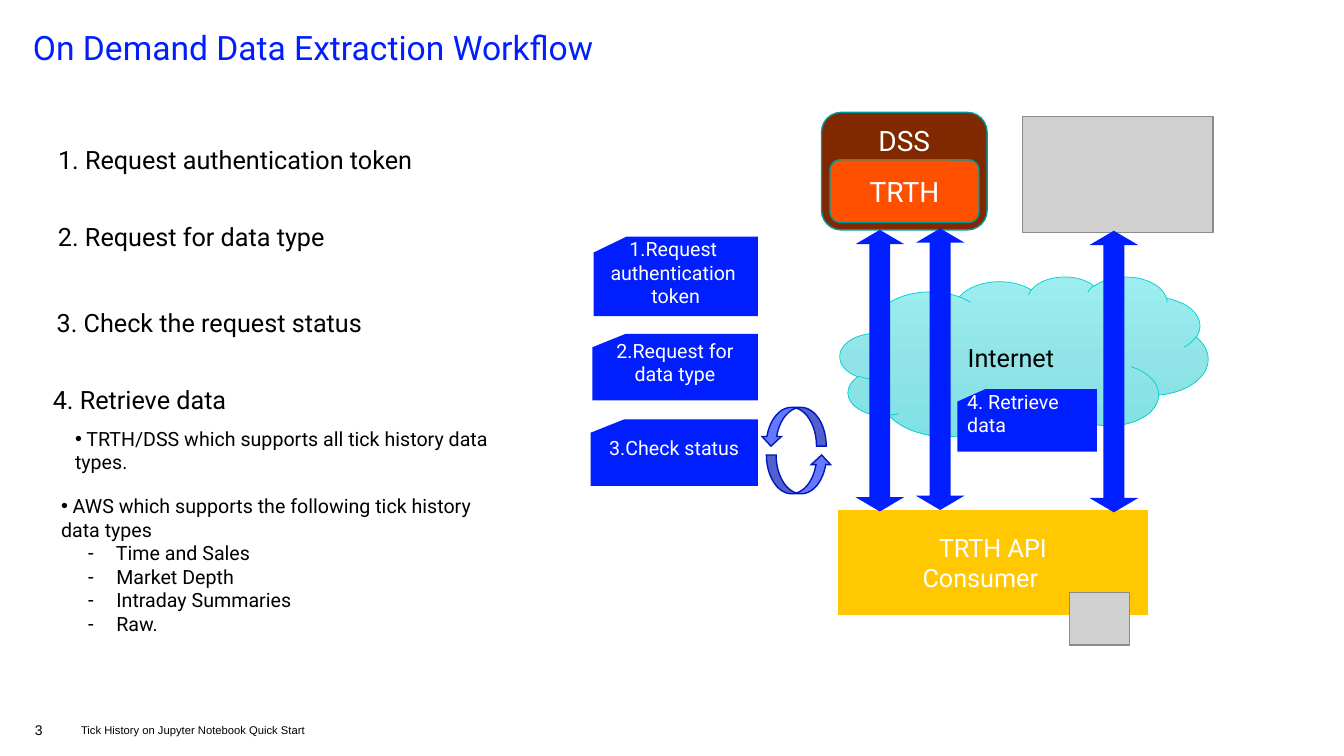
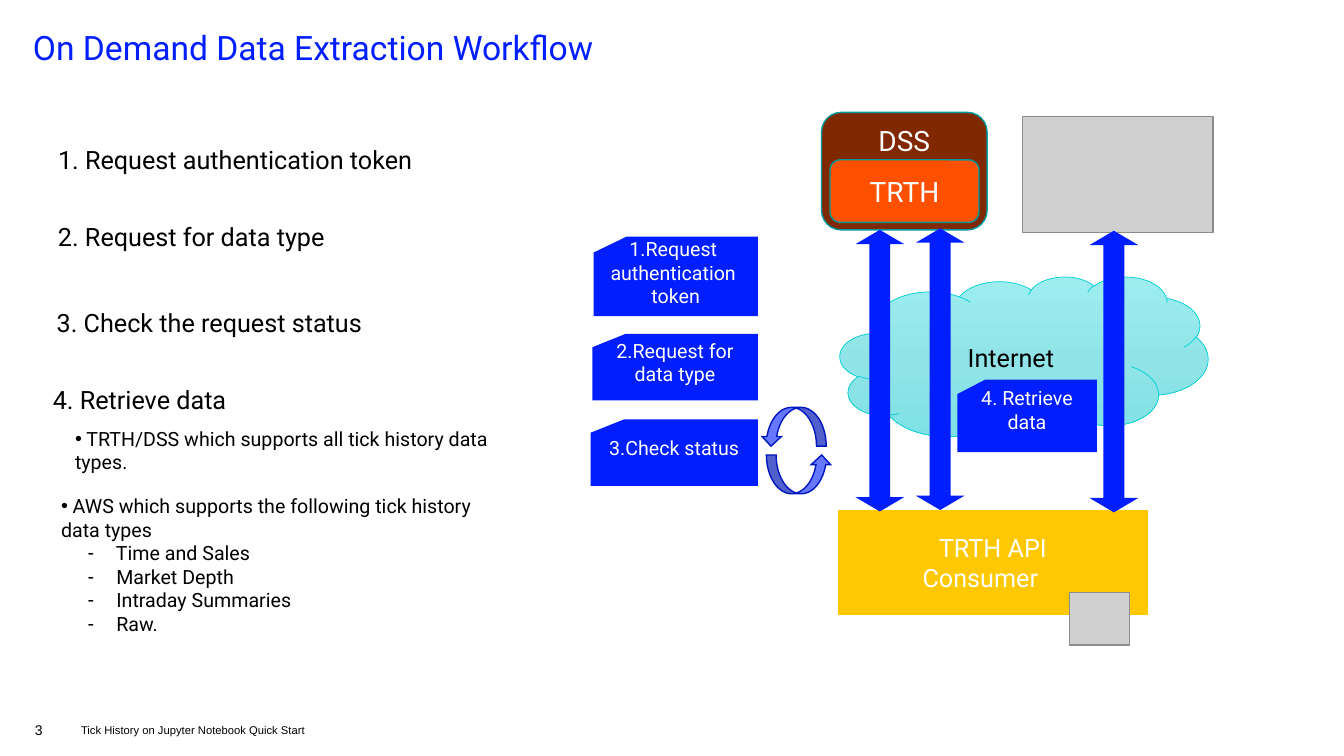
Before and after one commit to LSEG-API-Samples/Article.RTH.Python.RTHOnJupyterNotebookQuickStart, a slide deck: slide 3 of TRTH_on_Jupyter_Notebook_QuickStart.pptx. Drawn at 1344x756 pixels with LibreOffice and Linux fonts; fonts in the diff are those of the drawing; grey boxes stand for pictures; background and template pictures are left out. Boxes give left, top, right and bottom in pixels: in the first picture for what was removed or moved away, otherwise in the second. Text is boxed around its words. In the diff, an @@ line names an element or a change of style, - is before the commit and + after.

```diff
--- a/TRTH_on_Jupyter_Notebook_QuickStart.pptx
+++ b/TRTH_on_Jupyter_Notebook_QuickStart.pptx
@@ flow chart punched card "4. Retrieve data": place and size @@
-flow chart punched card "4. Retrieve data" at bbox=[958, 389, 1097, 452]
+flow chart punched card "4. Retrieve data" at bbox=[958, 380, 1097, 453]
@@ flow chart punched card "4. Retrieve data" at bbox=[958, 380, 1097, 453]: alignment left to centre @@
```
